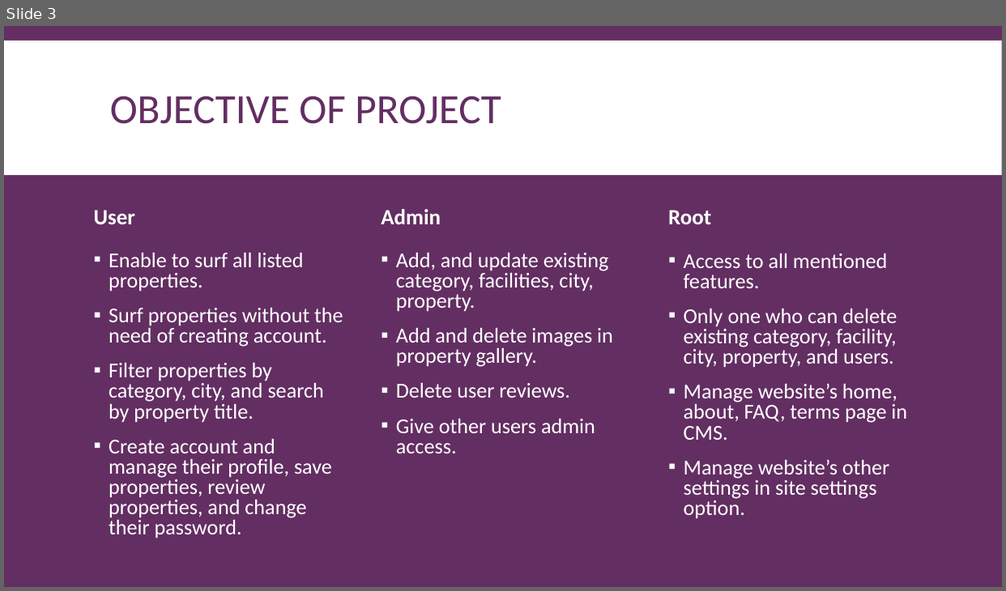
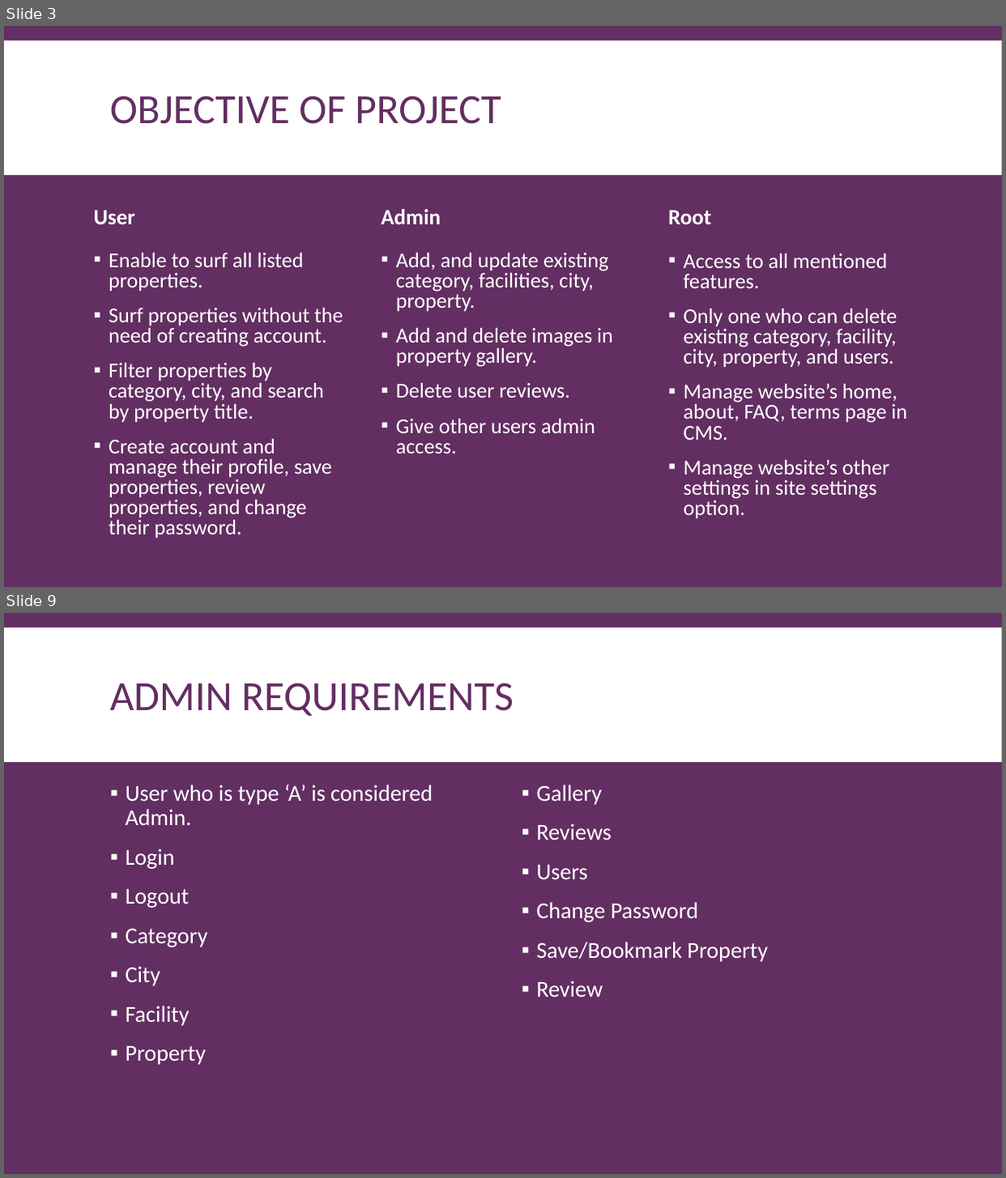
Before and after one commit to yudai-sasaki-94/laravel_real_estate_site, a slide deck: Documentation/DocumentationPresentation.pptx. Shown one above the other, each under a label of ours: slide 3 before the commit, slides 3 and 9 after it; the slides between them are not shown. The pictures are 1006x591 and 1006x1178 pixels, drawn with LibreOffice and Linux fonts; fonts in the diff are those of the drawing. Boxes give left, top, right and bottom in pixels: in the first picture for what was removed or moved away, otherwise in the second. Text is boxed around its words. In the diff, an @@ line names an element or a change of style, - is before the commit and + after.

```diff
--- a/Documentation/DocumentationPresentation.pptx
+++ b/Documentation/DocumentationPresentation.pptx
@@ slide 9 added at box(4, 613, 1002, 1174), background #632E62; not listed: 1 template element that a slide beside it also shows @@
@@ title added at box(110, 683, 513, 716), 40 pt, text #632E62 @@
+ADMIN REQUIREMENTS
@@ text added at box(126, 785, 432, 1065), 22 pt, text #FFFFFF @@
+▪ User who is type ‘A’ is considered Admin.
+▪ Login
+▪ Logout
+▪ Category
+▪ City
+▪ Facility
+▪ Property
@@ text added at box(536, 785, 768, 997), 22 pt, text #FFFFFF @@
+▪ Gallery
+▪ Reviews
+▪ Users
+▪ Change Password
+▪ Save/Bookmark Property
+▪ Review
```
Also in this commit, not shown: 1 slide changed, 6 other slides added, 2 other files.
